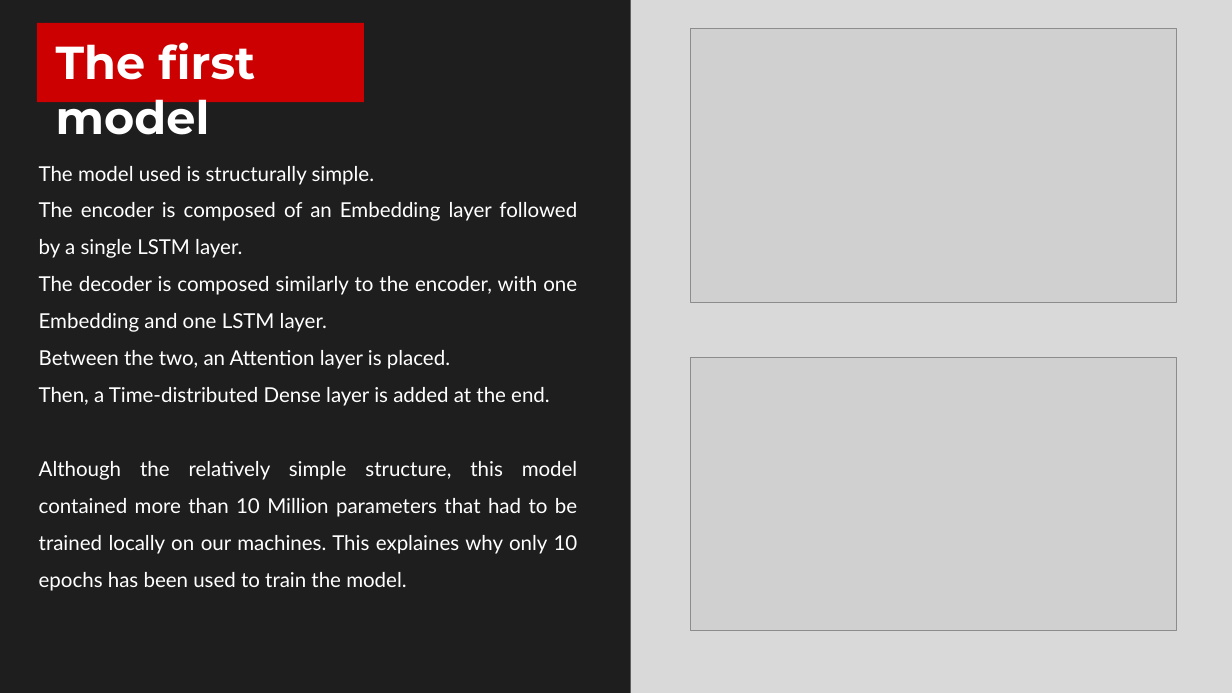
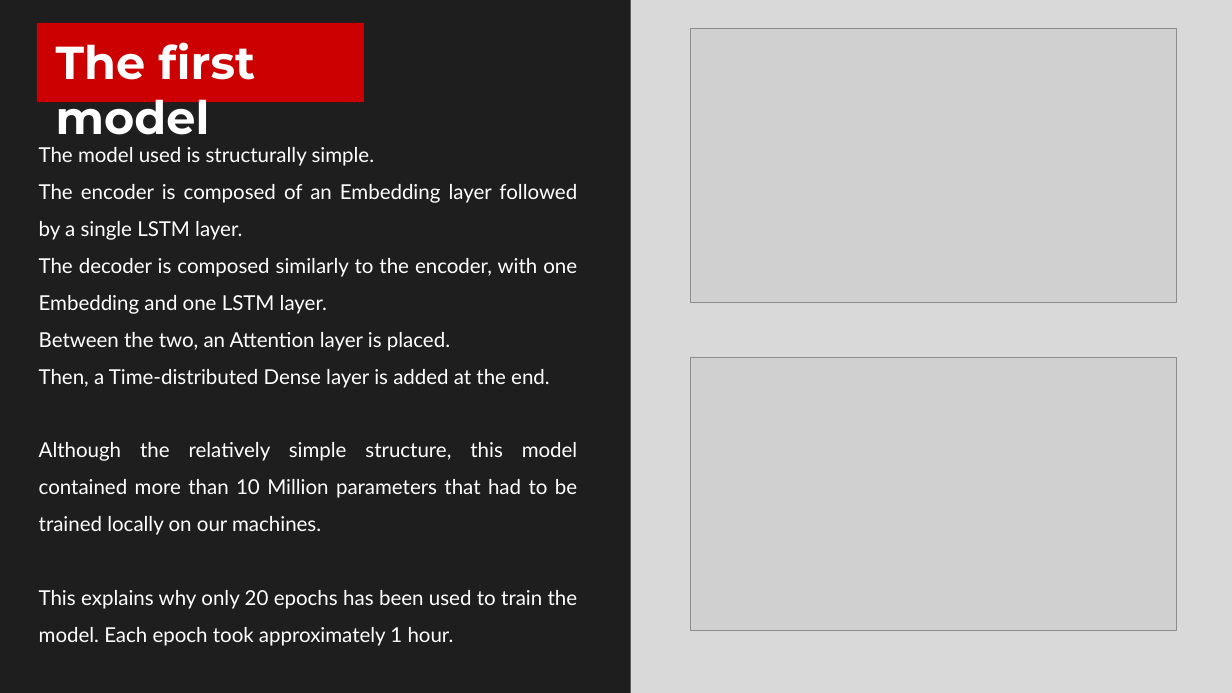
Before and after one commit to federicodeservi/TMS_project, a slide deck: slide 7 of presentation/presentation.pptx. Drawn at 1232x693 pixels with LibreOffice and Linux fonts; fonts in the diff are those of the drawing; grey boxes stand for pictures. Boxes give left, top, right and bottom in pixels: in the first picture for what was removed or moved away, otherwise in the second. Text is boxed around its words. In the diff, an @@ line names an element or a change of style, - is before the commit and + after.

```diff
--- a/presentation/presentation.pptx
+++ b/presentation/presentation.pptx
@@ text "The model used is structurally ...": place and size @@
-text "The model used is structurally ..." at [39, 166, 578, 591]
+text "The model used is structurally ..." at [39, 147, 578, 646]
@@ text at [39, 442, 578, 646]: text changed @@
-Although the relatively simple structure, this model contained more than 10 Million parameters that had to be trained locally on our machines. This explaines why only 10 epochs has been used to train the model.
+Although the relatively simple structure, this model contained more than 10 Million parameters that had to be trained locally on our machines.
+This explains why only 20 epochs has been used to train the model. Each epoch took approximately 1 hour.
```
Also in this commit, not shown: 6 other slides changed, 1 slide added, 9 other files.
